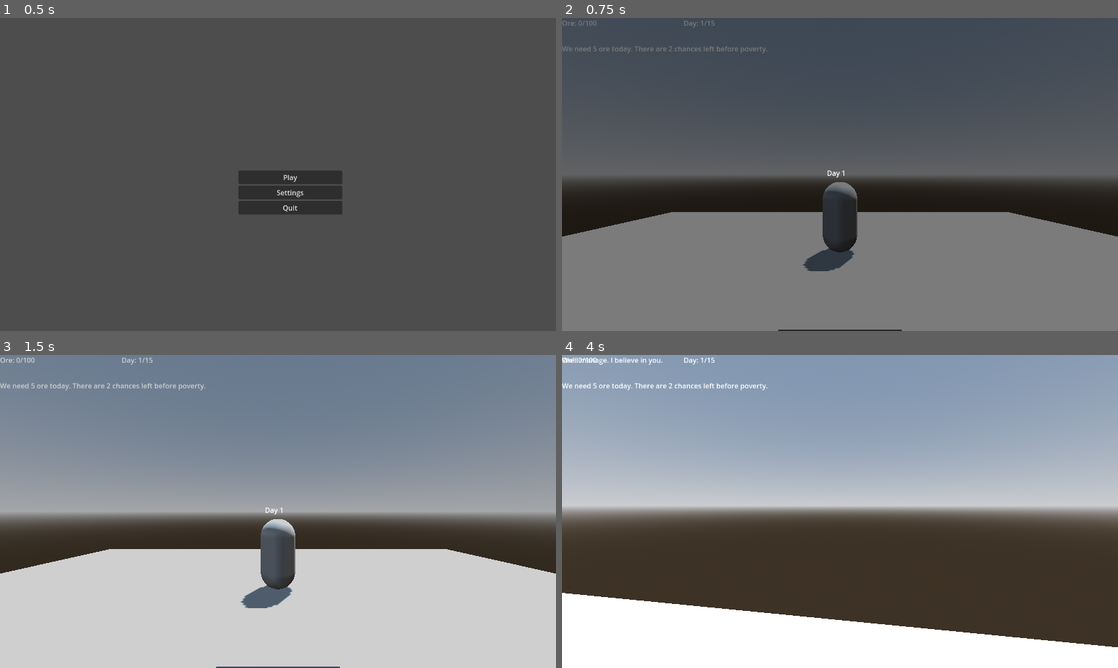
Above: before the commit, frames 1-4 (two rows, left to right).
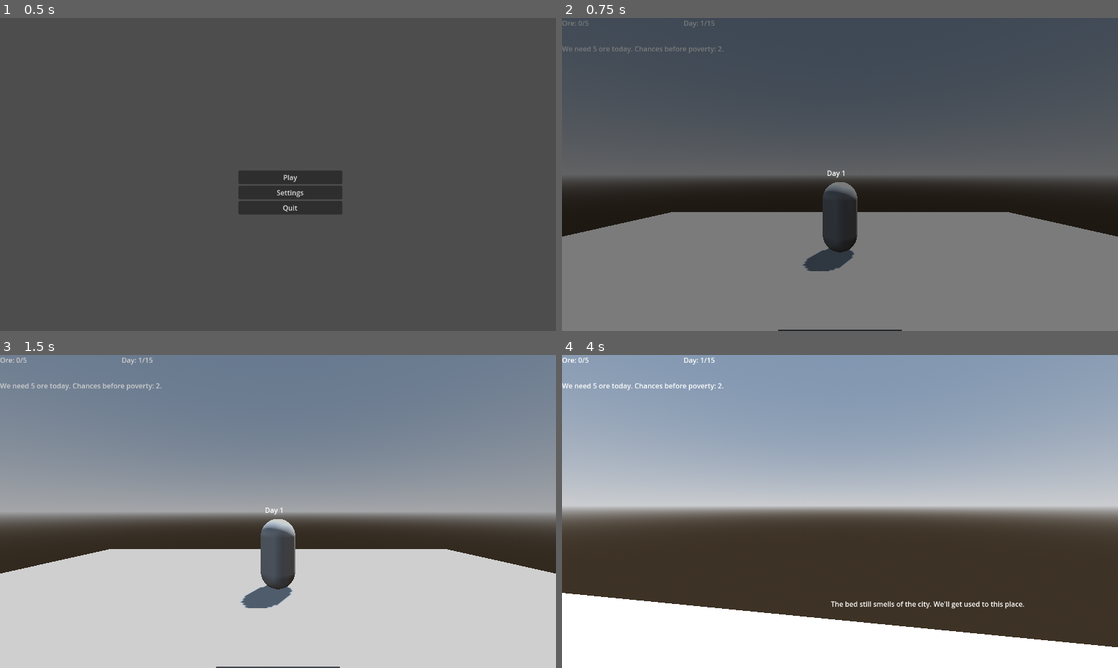
Above: after the commit, the same moments.

Repository: su4enka/hear_godot
Game: Godot game, scene res://scenes/Menu.tscn
Two runs of this game, one before a commit and one after it. Both use one fixed random seed, a clock stepped at 60 frames per second and the inputs below.
Inputs (mouse positions are in pixels of both pictures, inside the frame that each line leads up to):
- Up to frame 1 (0.5 s): no input
- Up to frame 2 (0.75 s): click "Play" at 0.5 s
- Up to frame 3 (1.5 s): tap Enter (ui_accept) at 1.25 s; move the mouse to (305, 511) at 1.27 s; hold W (move_forward) from 1.28 s (still down); hold E (interact) from 1.28 s (still down); click (305, 511) at 1.42 s
- Up to frame 4 (4 s): keep holding W (move_forward); tap Enter (ui_accept) at 1.52, 1.82, 2.27, 2.57, 3.6, 3.77 s; tap Space (ui_select) at 1.55, 2.1 s; move the mouse to (812, 511) at 2.02 s; release E (interact) at 2.03 s; click (812, 511) at 2.17 s; tap R at 2.3, 2.85 s; move the mouse to (851, 505) at 2.77 s; hold Enter (ui_accept) 2.78-3.53 s; click (851, 505) at 2.92 s; move the mouse to (834, 517) at 3.52 s; click (834, 517) at 3.67 s; tap E (interact) at 3.8 s

Frame 1 is identical in both runs. In frame 2, 0.2% of the frame differs, in the area x 4-37%, y 0-12%; in frame 3, 0.2%; in frame 4, 0.7%, in the area x 0-84%, y 0-82%.

Commit message:
tweaks4.2

Diff:
--- a/project.godot
+++ b/project.godot
@@ -37,6 +37,7 @@
 
 player=""
 ore=""
+wife=""
 
 [input]
 
--- a/scenes/Ending_Bad.tscn
+++ b/scenes/Ending_Bad.tscn
@@ -1,6 +1,9 @@
-[gd_scene format=3 uid="uid://xqphm1s8e8v3"]
+[gd_scene load_steps=2 format=3 uid="uid://xqphm1s8e8v3"]
+
+[ext_resource type="Script" uid="uid://cct0qgoiavl22" path="res://scripts/Ending.gd" id="1_cena5"]
 
 [node name="CanvasLayer" type="CanvasLayer"]
+script = ExtResource("1_cena5")
 
 [node name="Label" type="Label" parent="."]
 offset_left = 605.0
--- a/scenes/Ending_Early.tscn
+++ b/scenes/Ending_Early.tscn
@@ -1,6 +1,10 @@
-[gd_scene format=3 uid="uid://d14nnltxxqt41"]
+[gd_scene load_steps=2 format=3 uid="uid://d14nnltxxqt41"]
+
+[ext_resource type="Script" uid="uid://cct0qgoiavl22" path="res://scripts/Ending.gd" id="1_sqnd6"]
 
 [node name="CanvasLayer" type="CanvasLayer"]
+script = ExtResource("1_sqnd6")
+kind = "early"
 
 [node name="Label" type="Label" parent="."]
 offset_left = 615.0
--- a/scenes/Ending_Good.tscn
+++ b/scenes/Ending_Good.tscn
@@ -1,6 +1,10 @@
-[gd_scene format=3 uid="uid://44ehkqtkd8jv"]
+[gd_scene load_steps=2 format=3 uid="uid://44ehkqtkd8jv"]
+
+[ext_resource type="Script" uid="uid://cct0qgoiavl22" path="res://scripts/Ending.gd" id="1_dyt7n"]
 
 [node name="CanvasLayer" type="CanvasLayer"]
+script = ExtResource("1_dyt7n")
+kind = "good"
 
 [node name="Label" type="Label" parent="."]
 offset_left = 628.0
--- a/scenes/House.tscn
+++ b/scenes/House.tscn
@@ -97,7 +97,7 @@
 [node name="CollisionShape3D" type="CollisionShape3D" parent="Wife"]
 shape = SubResource("CapsuleShape3D_cmj1i")
 
-[node name="Area3D" type="Area3D" parent="Wife"]
+[node name="Area3D" type="Area3D" parent="Wife" groups=["wife"]]
 
 [node name="CollisionShape3D" type="CollisionShape3D" parent="Wife/Area3D"]
 shape = SubResource("SphereShape3D_8twys")
@@ -166,8 +166,10 @@
 
 [node name="Subtitles" type="Label" parent="CanvasLayer"]
 visible = false
-offset_right = 40.0
-offset_bottom = 23.0
+offset_left = 619.0
+offset_top = 561.0
+offset_right = 687.0
+offset_bottom = 584.0
 text = "Subtitles"
 
 [node name="OverlayLayer" type="CanvasLayer" parent="."]
--- /dev/null
+++ b/scripts/Ending.gd
@@ -0,0 +1,112 @@
+extends CanvasLayer
+
+@export var kind: String = "bad"  # "bad", "early", "good"
+@onready var root := self
+var idx := 0
+var slides: Array[String] = []
+var ended := false
+
+func _ready():
+	# Фон и базовый UI на лету, чтобы сцены можно было не трогать
+	var layer := Control.new()
+	layer.name = "UI"
+	layer.mouse_filter = Control.MOUSE_FILTER_IGNORE
+	layer.anchor_left = 0; layer.anchor_top = 0
+	layer.anchor_right = 1; layer.anchor_bottom = 1
+	add_child(layer)
+
+	var bg := ColorRect.new()
+	bg.name = "BG"
+	bg.color = Color(0,0,0,0.9)
+	bg.anchor_left = 0; bg.anchor_top = 0
+	bg.anchor_right = 1; bg.anchor_bottom = 1
+	layer.add_child(bg)
+
+	var title := Label.new()
+	title.name = "Title"
+	title.text = kind.capitalize() + " Ending"
+	title.horizontal_alignment = HORIZONTAL_ALIGNMENT_CENTER
+	title.vertical_alignment   = VERTICAL_ALIGNMENT_CENTER
+	title.add_theme_font_size_override("font_size", 40)
+	title.anchor_left = 0.1; title.anchor_right = 0.9
+	title.anchor_top = 0.05; title.anchor_bottom = 0.2
+	layer.add_child(title)
+
+	var body := RichTextLabel.new()
+	body.name = "Body"
+	body.bbcode_enabled = true
+	body.scroll_active = false
+	body.fit_content = true
+	body.autowrap_mode = TextServer.AUTOWRAP_WORD
+	body.anchor_left = 0.1; body.anchor_right = 0.9
+	body.anchor_top = 0.22; body.anchor_bottom = 0.8
+	layer.add_child(body)
+
+	var hint := Label.new()
+	hint.name = "Hint"
+	hint.text = "Press [Enter]/[Space] to continue • [R] restart • [Esc] menu"
+	hint.horizontal_alignment = HORIZONTAL_ALIGNMENT_CENTER
+	hint.anchor_left = 0.1; hint.anchor_right = 0.9
+	hint.anchor_top = 0.85; hint.anchor_bottom = 0.92
+	layer.add_child(hint)
+
+	# Тексты по концовкам
+	slides = _slides_for(kind)
+	_show_current()
+
+func _slides_for(k:String) -> Array[String]:
+	match k:
+		"good":
+			return [
+				"[b]Fifteen days[/b]. The cave fell silent before the last dawn.",
+				"You carried enough ore to buy time — and a train ticket.",
+				"Your hearing won’t return, but the house keeps its warmth.\nTogether, you start over."
+			]
+		"early":
+			return [
+				"You left on day five.",
+				"It wasn’t wealth, but it was choice. The ringing in your ears\ngot quieter on the road.",
+				"Some caves are worth leaving behind."
+			]
+		_:
+			return [
+				"The rocks sealed the path. The warning came — too quiet.",
+				"The house will empty. Debt listens better than you could.",
+				"Not all echoes return."
+			]
+
+func _show_current():
+	var body: RichTextLabel = get_node("UI/Body")
+	body.clear()
+	body.append_text(slides[idx])
+
+func _input(ev):
+	if ended: return
+	if ev.is_action_pressed("ui_accept") or ev.is_action_pressed("ui_select") or ev.is_action_pressed("interact") or (ev is InputEventKey and (ev.keycode == KEY_SPACE or ev.keycode == KEY_ENTER)):
+		_next()
+	elif ev is InputEventKey and ev.pressed:
+		if ev.keycode == KEY_R:
+			_restart()
+		elif ev.keycode == KEY_ESCAPE:
+			_to_menu()
+
+func _next():
+	idx += 1
+	if idx >= slides.size():
+		ended = true
+		_to_menu()
+	else:
+		_show_current()
+
+func _restart():
+	# начать новую игру сразу из дома
+	GameManager.the_game_ended = false
+	GameManager.current_day = 1
+	GameManager.total_ore = 0
+	GameManager.ore_collected_today = 0
+	GameManager.chances_left = 2
+	GameManager.opening_needs_confirm = true
+	get_tree().change_scene_to_file("res://scenes/House.tscn")
+
+func _to_menu():
+	get_tree().change_scene_to_file("res://scenes/Menu.tscn")
--- a/scripts/GameManager.gd
+++ b/scripts/GameManager.gd
@@ -26,17 +26,103 @@
 signal day_intro(text:String)                 # для «День N» и пролога
 
 var wife_lines := {
-	1: ["We'll manage. I believe in you."],
-	2: ["Be careful today. There's some noise in the cave..."],
-	3: ["I think your hearing has gotten worse?"],
-	5: ["If you hate it, we can leave."],
-	11: ["There's not much left..."]
+	1: [
+		"We'll manage. I believe in you.",
+		"The bed still smells of the city. We'll get used to this place."
+	],
+	2: [
+		"Be careful today. I heard the cave creak last night.",
+		"I'll keep the stove going. Come back warm."
+	],
+	3: [
+		"I think your hearing has gotten worse… Watch the lamps in the cave.",
+		"If you can’t hear, look. Stones speak with dust."
+	],
+	4: [
+		"Don’t chase every vein. One good strike is better than three rushed.",
+	],
+	5: [
+		"If you hate it, we can leave. No shame in choosing life.",
+		"Five days in… Does the ringing ever stop?"
+	],
+	6: [
+		"Remember: when the lights flicker twice, don’t wait to listen.",
+	],
+	7: [
+		"I counted the ore. We're on track — barely.",
+	],
+	8: [
+		"I made soup. It's thin, but hot. Come back for it, alright?",
+	],
+	9: [
+		"You don't answer the kettle anymore. I'll tap three times when I speak.",
+	],
+	10: [
+		"Neighbors asked about you. I told them you're stubborn, not careless.",
+	],
+	11: [
+		"There's not much left... but don't let that cave take your name.",
+	],
+	12: [
+		"If the path coughs dust — just run. Promise me.",
+	],
+	13: [
+		"I packed the bags. Not to run — to be ready when we're done.",
+	],
+	14: [
+		"Tomorrow you'll sleep. Really sleep.",
+	],
+	15: [
+		"Last day. I'll listen for the door."
+	]
 }
 
+var last_wife_line: String = ""
+
 func get_wife_line() -> String:
-	var lines:Array = wife_lines.get(current_day, [])
-	if lines.is_empty(): return "..."
-	return lines[randi() % lines.size()]
+	var day_lines:Array = wife_lines.get(current_day, [])
+	var pool:Array = day_lines.duplicate()
+
+	# Контекст — мало руды сегодня
+	if ore_collected_today < get_required_today() and ore_collected_today > 0:
+		pool.append_array([
+			"That's not enough for today… try another path?",
+			"I can stretch dinner, but not forever."
+		])
+
+	# Контекст — закончились/тают шансы
+	if chances_left <= 0:
+		pool.append("We can’t afford another short day.")
+	elif chances_left == 1:
+		pool.append("Only one chance left before we lose the house.")
+	elif chances_left == 2 and current_day > 1:
+		pool.append("Two chances remain. Use them wisely.")
+
+	# Контекст — глухота растёт
+	if deafness_level > 0.6:
+		pool.append("You don’t hear me anymore. So look at me: come back safe.")
+	elif deafness_level > 0.3:
+		pool.append("If you miss the sound, watch the lamps and dust.")
+
+	# Контекст — после 5 дня подсказываем про «уехать»
+	if current_day >= early_exit_day:
+		pool.append("We can still leave. The door isn't locked.")
+
+	if pool.is_empty():
+		return "..."
+
+	if last_wife_line != "" and pool.size() > 1:
+		var tries := 6
+		var pick = pool[randi() % pool.size()]
+		while pick == last_wife_line and tries > 0:
+			pick = pool[randi() % pool.size()]
+			tries -= 1
+		last_wife_line = pick
+		return pick
+	else:
+		var pick2 = pool[randi() % pool.size()]
+		last_wife_line = pick2
+		return pick2
 
 func _ready():
 	_emit_day_intro()
--- a/scripts/HouseManager.gd
+++ b/scripts/HouseManager.gd
@@ -12,7 +12,14 @@
 @onready var fade_rect: ColorRect = $OverlayLayer/DayIntro/Fade
 @onready var day_intro_label: Label = $OverlayLayer/DayIntro/Label
 
+var _subtitle_tween: Tween
+var _subtitle_task_running := false
+var _subtitle_skip_armed := false
+
 func _ready():
+	if not wife_area.is_in_group("wife"):
+		wife_area.add_to_group("wife")
+
 		# Подключаемся к сигналам от автолоада
 	GameManager.day_intro.connect(_on_day_intro)
 	GameManager.day_started.connect(_on_day_started)
@@ -35,6 +42,17 @@
 	# сигнал мог уйти раньше — покажем вручную текущий день.
 	if not GameManager.came_from_cave:
 		_on_day_intro("Day %d" % GameManager.current_day)
+
+func _skip_actions_down() -> bool:
+	return Input.is_action_pressed("ui_accept") \
+		or Input.is_action_pressed("interact") \
+		or Input.is_mouse_button_pressed(MOUSE_BUTTON_LEFT)
+
+func _arm_subtitle_skip() -> void:
+	# ждём, пока кнопки будут отпущены — чтобы стартовый E не сработал как "скип"
+	while _skip_actions_down():
+		await get_tree().process_frame
+	_subtitle_skip_armed = true
 
 func _action_is_pressed() -> bool:
 	return Input.is_action_just_pressed("interact") \
@@ -42,6 +60,67 @@
 		or Input.is_action_just_pressed("ui_select") \
 		or Input.is_action_just_pressed("ui_cancel") \
 		or Input.is_mouse_button_pressed(MOUSE_BUTTON_LEFT)
+
+func _subtitle_time_for(text: String) -> float:
+	# базово 2.5с + по 0.04с за символ, но не меньше 2.5 и не больше 6.5
+	var t := 2.5 + text.length() * 0.04
+	return clamp(t, 2.5, 6.5)
+
+func _subtitle_wait_for_skip_or_timeout(timeout: float) -> void:
+	var t := 0.0
+	while t < timeout:
+		await get_tree().process_frame
+		t += get_process_delta_time()
+		if Input.is_action_just_pressed("ui_accept") \
+		or Input.is_action_just_pressed("interact") \
+		or Input.is_mouse_button_pressed(MOUSE_BUTTON_LEFT):
+			break
+
+func talk_to_wife() -> void:
+# мягко прервать предыдущую
+	if _subtitle_task_running:
+		if _subtitle_tween and _subtitle_tween.is_running():
+			_subtitle_tween.kill()
+		_subtitle_tween = create_tween().set_ease(Tween.EASE_OUT).set_trans(Tween.TRANS_SINE)
+		_subtitle_tween.tween_property(subtitle, "modulate:a", 0.0, 0.12)
+		await _subtitle_tween.finished
+		subtitle.visible = false
+
+	_subtitle_task_running = true
+	_subtitle_skip_armed = false
+
+	var line := GameManager.get_wife_line()
+	subtitle.text = line
+	subtitle.modulate.a = 0.0
+	subtitle.visible = true
+
+	# фейд-ин
+	_subtitle_tween = create_tween().set_ease(Tween.EASE_OUT).set_trans(Tween.TRANS_SINE)
+	_subtitle_tween.tween_property(subtitle, "modulate:a", 1.0, 0.12)
+	await _subtitle_tween.finished
+
+	# ВАЖНО: сперва "разоружаем" стартовое нажатие, потом разрешаем скип
+	await _arm_subtitle_skip()
+
+	# ждём авто-таймаут или скип (теперь скип сработает только после _arm_subtitle_skip)
+	var dur := _subtitle_time_for(line)
+	var t := 0.0
+	while t < dur:
+		await get_tree().process_frame
+		t += get_process_delta_time()
+		if _subtitle_skip_armed and (
+			Input.is_action_just_pressed("ui_accept")
+			or Input.is_action_just_pressed("interact")
+			or Input.is_mouse_button_pressed(MOUSE_BUTTON_LEFT)
+		):
+			break
+
+	# фейд-аут
+	_subtitle_tween = create_tween().set_ease(Tween.EASE_IN).set_trans(Tween.TRANS_SINE)
+	_subtitle_tween.tween_property(subtitle, "modulate:a", 0.0, 0.15)
+	await _subtitle_tween.finished
+	subtitle.visible = false
+	_subtitle_task_running = false
 
 func _wait_for_skip() -> void:
 	while true:
@@ -121,9 +200,11 @@
 func _update_ui():
 	var need_today := GameManager.get_required_today()
 	day_label.text = "Day: %d/%d" % [GameManager.current_day, GameManager.total_days]
-	ore_label.text = "Ore: %d/%d" % [GameManager.total_ore, GameManager.ore_required_total]
-
-	if hint_label:
-		hint_label.text = "We need %d ore today. There are %d chances left before poverty." % [
+	ore_label.text = "Ore: %d/%d" % [GameManager.ore_collected_today, need_today]
+
+	if GameManager.came_from_cave:
+		hint_label.text = "You need to rest. Come back tomorrow."
+	else:
+		hint_label.text = "We need %d ore today. Chances before poverty: %d." % [
 			need_today, GameManager.chances_left
 		]
--- a/scripts/HousePlayer.gd
+++ b/scripts/HousePlayer.gd
@@ -1,6 +1,9 @@
 extends CharacterBody3D
 
 @export var speed := 5.0
+
+var _last_talk_time := 0.0
+const TALK_COOLDOWN := 0.2
 
 var mouse_sensitivity := 0.002
 const PS_KEY := "player/mouse_sensitivity"
@@ -17,24 +20,25 @@
 	Input.set_mouse_mode(Input.MOUSE_MODE_CAPTURED)
 	if ProjectSettings.has_setting(PS_KEY):
 		mouse_sensitivity = float(ProjectSettings.get_setting(PS_KEY))
+	if interact_ray:
+		interact_ray.collide_with_areas = true
 
 func _process(_delta: float) -> void:
 	_update_interact_hint()
 
 func _update_interact_hint() -> void:
-	if not is_instance_valid(interact_hint):
+	if not interact_hint or not interact_ray:
 		return
-	var show := false
-	if interact_ray and interact_ray.is_colliding():
+	var text := ""
+	if interact_ray.is_colliding():
 		var hit = interact_ray.get_collider()
-		# считаем рудой всё, что в группе "ore" или имеет метод try_mine()
-		if (hit and (hit.is_in_group("ore") or hit.has_method("try_mine"))):
-			show = true
-	if show:
-		interact_hint.text = "Press E to dig"
-		interact_hint.visible = true
-	else:
-		interact_hint.visible = false
+		if hit:
+			if hit.is_in_group("ore") or hit.has_method("try_mine"):
+				text = "Press E to dig"
+			elif hit.is_in_group("wife") or hit.has_method("talk"):
+				text = "Press E to speak"
+	interact_hint.text = text
+	interact_hint.visible = text != ""
 
 
 func _input(event):
@@ -47,10 +51,22 @@
 		_try_interact()
 
 func _try_interact():
-	if not interact_ray.is_colliding(): return
-	var hit = interact_ray.get_collider()
-	if hit and hit.has_method("try_mine"):
-		hit.try_mine()
+	if interact_ray and interact_ray.is_colliding():
+		var hit = interact_ray.get_collider()
+		if hit and (hit.is_in_group("wife") or hit.has_method("talk")):
+			var now := Time.get_ticks_msec() / 1000.0
+			if now - _last_talk_time < TALK_COOLDOWN:
+				return
+			_last_talk_time = now
+			var house := get_parent()
+			if house and house.has_method("talk_to_wife"):
+				house.call("talk_to_wife")
+			return
+
+		# Руда
+		if hit.has_method("try_mine"):
+			hit.try_mine()
+			return
 
 func _physics_process(delta):
 	if not can_move:
Not shown, added: scripts/Ending.gd.uid
